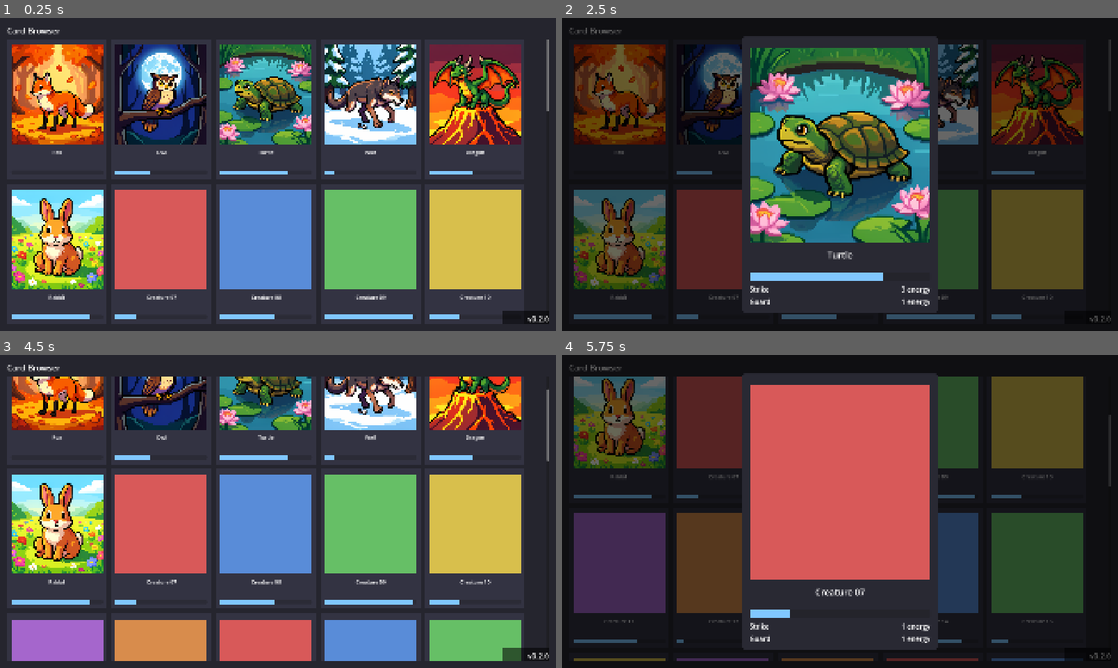
Above: before the commit, frames 1-4 (two rows, left to right).
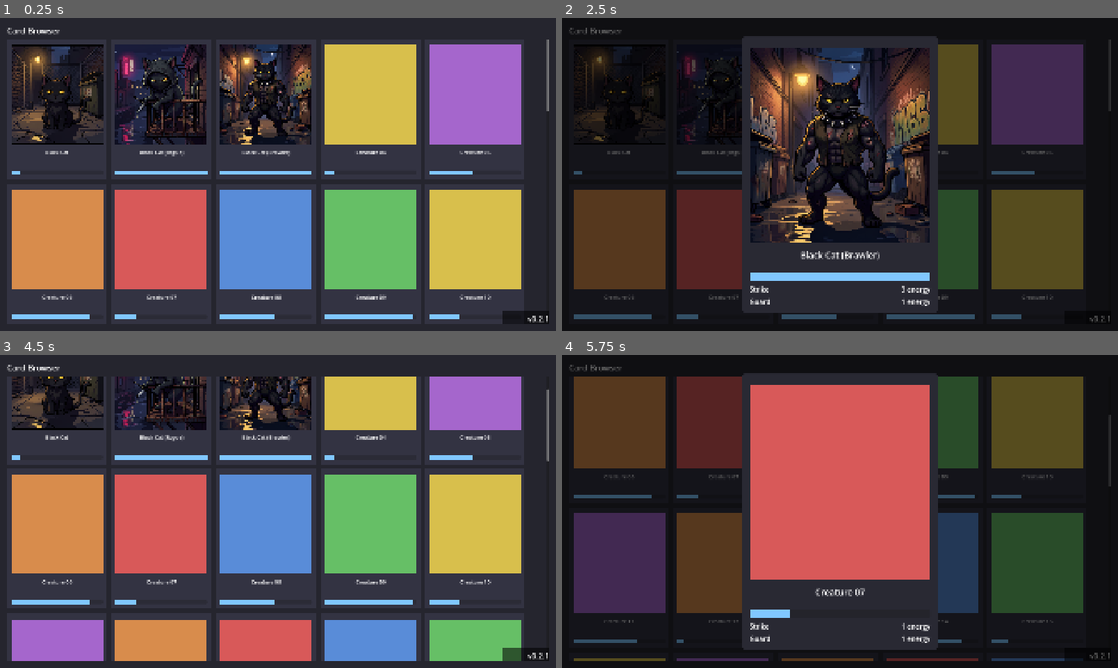
Above: after the commit, the same moments.

Repository: VirtualSteveShow/UnnamedCardGame
Game: Godot game, scene res://scenes/card_browser/card_browser.tscn
Two runs of this game, one before a commit and one after it. Both use one fixed random seed, a clock stepped at 60 frames per second and the inputs below.
Inputs (mouse positions are in pixels of both pictures, inside the frame that each line leads up to):
- Up to frame 1 (0.25 s): no input
- Up to frame 2 (2.5 s): tap Enter at 0.5, 2 s; drag from (617, 108) to (895, 105) at 0.52 s; tap Space at 1.25 s; drag from (723, 105) to (812, 237) at 1.27 s; move the mouse to (828, 108) at 2.02 s; click (828, 108) at 2.17 s
- Up to frame 3 (4.5 s): tap Space at 2.75 s; drag from (372, 445) to (111, 464) at 2.77 s; tap Enter at 3.5 s; drag from (472, 445) to (305, 511) at 3.52 s; drag from (55, 589) to (194, 433) at 4.27 s
- Up to frame 4 (5.75 s): tap Space at 5 s; move the mouse to (723, 433) at 5.02 s; click (723, 433) at 5.17 s

The runs differ from the first frame. In frame 1, 31% of the frame differs, in the area x 2-99%, y 8-97%; in frame 2, 39%; in frame 3, 19%; in frame 4, 4.1%.

Commit message:
Replace style-test roster with City Faction starter
First real faction: gritty urban night style (deep shadows, streetlight/
neon glow, wet pavement, chain-link and dumpsters) replacing the bright
daylight style from the initial art-pipeline test. Removed the old fox/
owl/turtle/wolf/dragon/rabbit test roster entirely per direction --
City Faction replaces it, not supplements it.

Starter: a stray black cat, generated in three forms to test the
evolution/costume concept end to end -- bare base form, a Rogue
evolution (hood, domino mask, shiv, fire escape), and a Brawler
evolution (spiked collar, torn vest, scarred, alley standoff pose).
Evolution mechanics aren't wired up yet; these are three separate cards
for now so the art can be reviewed, with XP bar state (barely-started
vs. full) hinting at where each sits.

Assets organized under a faction-scoped folder (game/assets/city_faction/,
art/wip/city_faction/) since more factions are coming.

Verified: headless import + play test, exported and deployed to device.
Version -> 0.2.1.

Diff:
--- a/game/project.godot
+++ b/game/project.godot
@@ -11,7 +11,7 @@
 [application]
 
 config/name="Unnamed Card Game"
-config/version="0.2.0"
+config/version="0.2.1"
 run/main_scene="res://scenes/card_browser/card_browser.tscn"
 config/features=PackedStringArray("4.7", "GL Compatibility")
 config/icon="res://icon.svg"
--- a/game/scripts/data/card_database.gd
+++ b/game/scripts/data/card_database.gd
@@ -8,16 +8,23 @@
 ## the rest are fabricated placeholder cards, so the browser has a mix
 ## of real and stand-in content to lay out.
 
-## Real creature art generated so far: [display name, texture path].
-## Add to this as more art gets finished; anything beyond this list
-## still falls back to a placeholder-color swatch.
+## Real creature art generated so far: [display name, texture path, xp
+## progress]. Add to this as more art gets finished; anything beyond
+## this list still falls back to a placeholder-color swatch.
+##
+## The original style-test roster (fox/owl/turtle/wolf/dragon/rabbit)
+## was removed once the City Faction (gritty urban night style) replaced
+## it as the actual first faction -- see game/assets/city_faction/.
+##
+## City Faction starter: a stray black cat with two evolution paths,
+## Rogue and Brawler. Evolution mechanics aren't built yet -- these are
+## just the three art pieces as separate cards for now, so the empty
+## (barely-started) vs. full (just-evolved) XP bar hints at where each
+## one sits without needing real progression logic yet.
 const REAL_CREATURES := [
-	["Fox", "res://assets/creatures/fox.png"],
-	["Owl", "res://assets/creatures/owl.png"],
-	["Turtle", "res://assets/creatures/turtle.png"],
-	["Wolf", "res://assets/creatures/wolf.png"],
-	["Dragon", "res://assets/creatures/dragon.png"],
-	["Rabbit", "res://assets/creatures/rabbit.png"],
+	["Black Cat", "res://assets/city_faction/black_cat_base.png", 0.1],
+	["Black Cat (Rogue)", "res://assets/city_faction/black_cat_rogue.png", 1.0],
+	["Black Cat (Brawler)", "res://assets/city_faction/black_cat_brawler.png", 1.0],
 ]
 
 const PLACEHOLDER_COLORS: Array[Color] = [
@@ -36,16 +43,17 @@
 	for i in range(PLACEHOLDER_COUNT):
 		var card := CardData.new()
 		card.level = 1 + (i % 5)
-		# Spread XP values out deterministically so cards look varied
-		# without needing real progression data yet.
-		card.xp_progress = fmod(i * 0.37, 1.0)
 
 		if i < REAL_CREATURES.size():
 			card.card_name = REAL_CREATURES[i][0]
 			card.art_texture = load(REAL_CREATURES[i][1])
+			card.xp_progress = REAL_CREATURES[i][2]
 		else:
 			card.card_name = "Creature %02d" % (i + 1)
 			card.placeholder_color = PLACEHOLDER_COLORS[i % PLACEHOLDER_COLORS.size()]
+			# Spread placeholder XP values out deterministically so cards
+			# look varied without needing real progression data yet.
+			card.xp_progress = fmod(i * 0.37, 1.0)
 
 		var strike := CardAbility.new()
 		strike.ability_name = "Strike"
Binary file added: game/assets/city_faction/black_cat_base.png
Not shown, changed: game/assets/city_faction/black_cat_base.png.import
Binary file added: game/assets/city_faction/black_cat_brawler.png
Not shown, changed: game/assets/city_faction/black_cat_brawler.png.import
Binary file added: game/assets/city_faction/black_cat_rogue.png
Not shown, changed: game/assets/city_faction/black_cat_rogue.png.import
Binary file removed: game/assets/creatures/dragon.png
Binary file removed: game/assets/creatures/fox.png
Not shown, removed: game/assets/creatures/fox.png.import
Binary file removed: game/assets/creatures/owl.png
Binary file removed: game/assets/creatures/rabbit.png
Not shown, removed: game/assets/creatures/rabbit.png.import
(and 13 more such lines)
